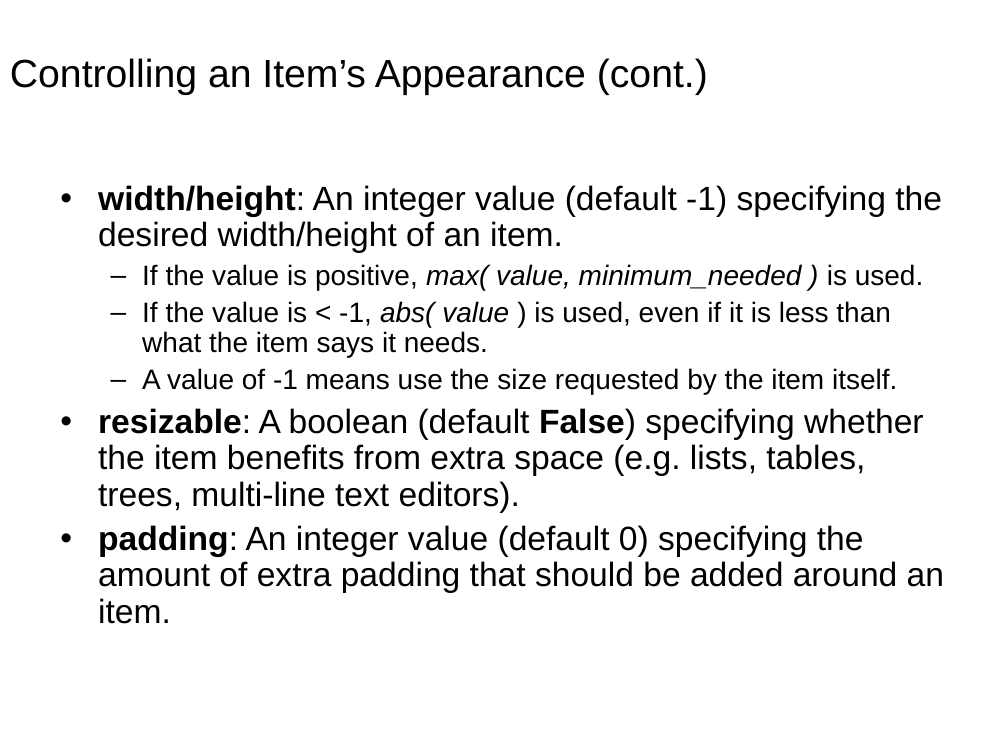
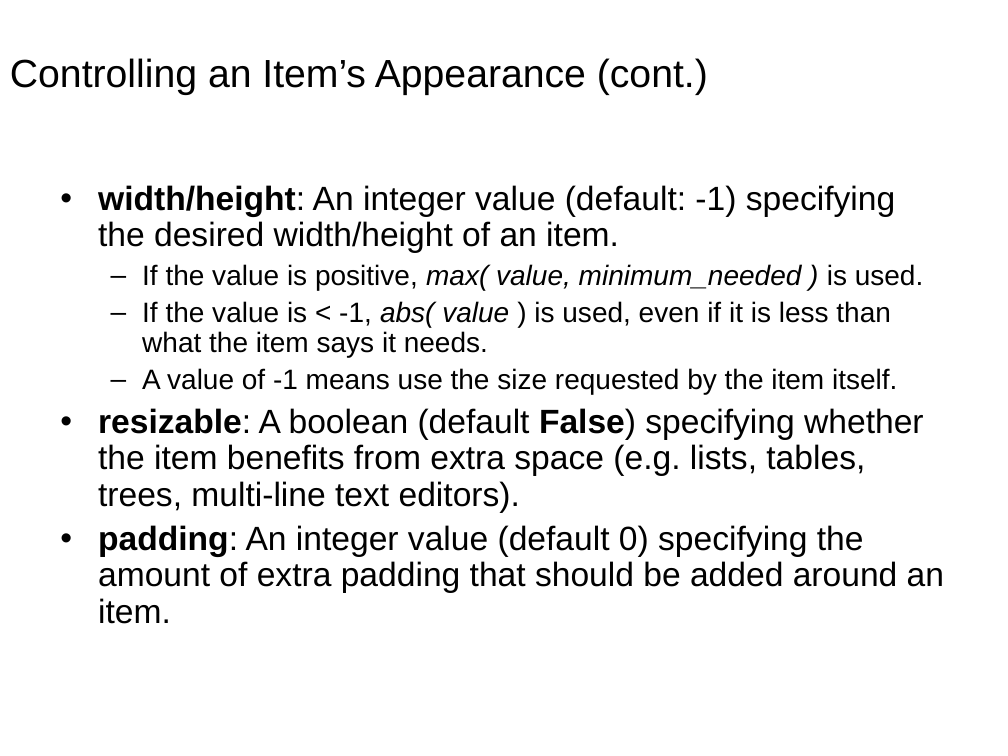
Before and after one commit to enthought/traits, a slide deck: slide 27 of enthought/traits/doc/traits_ui.ppt. Drawn at 1008x756 pixels with LibreOffice and Linux fonts; fonts in the diff are those of the drawing; background and template pictures are left out. Boxes give left, top, right and bottom in pixels: in the first picture for what was removed or moved away, otherwise in the second. Text is boxed around its words. In the diff, an @@ line names an element or a change of style, - is before the commit and + after.

```diff
--- a/enthought/traits/doc/traits_ui.ppt
+++ b/enthought/traits/doc/traits_ui.ppt
@@ text at box(98, 185, 895, 253): text changed @@
-• width/height: An integer value (default -1) specifying the desired width/height of an item.
+• width/height: An integer value (default: -1) specifying the desired width/height of an item.
```
Also in this commit, not shown: 19 other slides changed, 1 slide added.
